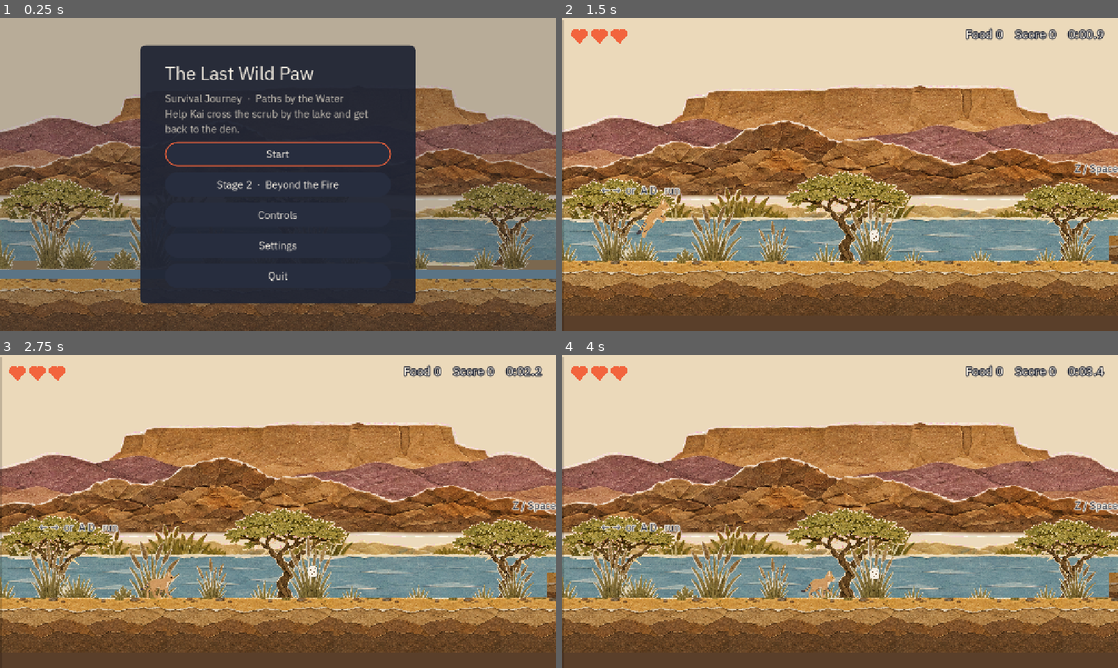
Above: before the commit, frames 1-4 (two rows, left to right).
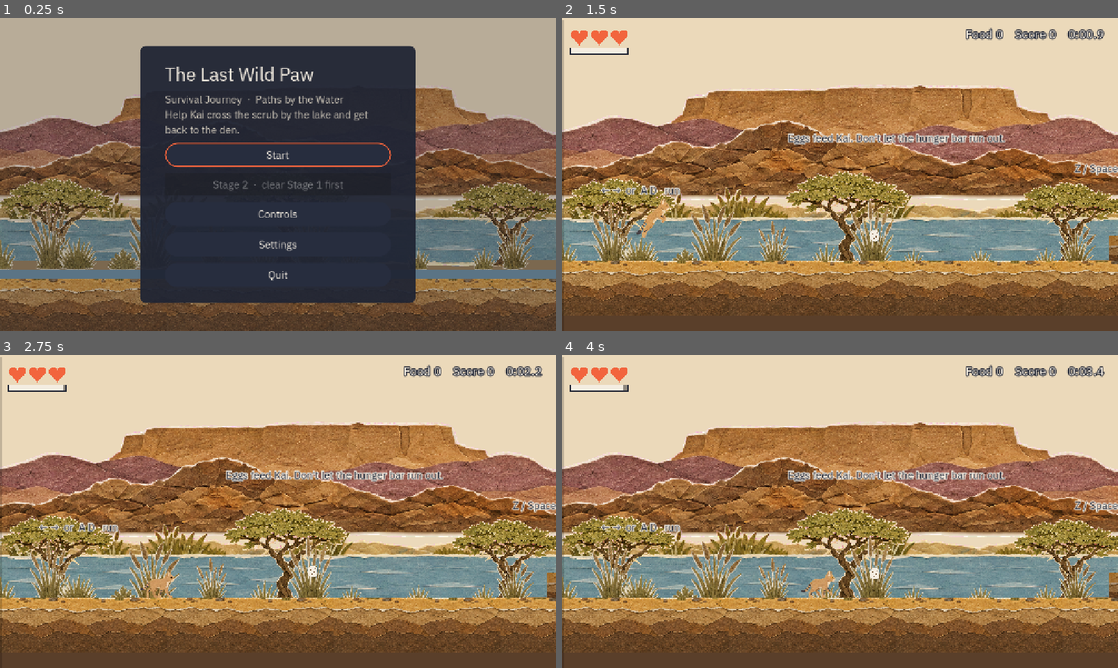
Above: after the commit, the same moments.

Repository: gomin2013/the-last-wild-paw
Game: Godot game, scene res://scenes/main.tscn
The game is run twice, just before and just after one commit, with the same random seed, the same clock (stepped at 60 frames per second) and the same inputs. Sound files missing from this copy of the repository are replaced by a short silence.
Inputs (mouse positions are in pixels of both pictures, inside the frame that each line leads up to):
- Up to frame 1 (0.25 s): no input
- Up to frame 2 (1.5 s): click "Start" at 0.5 s; tap Enter at 1.25 s; move the mouse to (962, 158) at 1.27 s; hold Right (move_right) from 1.28 s (still down); tap Z (jump) at 1.35 s; click (962, 158) at 1.42 s
- Up to frame 3 (2.75 s): tap Z (jump) at 1.52, 1.82 s; release Right (move_right) at 2 s; drag from (166, 527) to (311, 570) at 2.02 s
- Up to frame 4 (4 s): move the mouse to (895, 442) at 2.77 s; hold Right (move_right) 2.78-3.5 s; hold Shift 2.78-3.5 s; tap Z (jump) at 3.05 s; drag from (812, 574) to (673, 464) at 3.52 s

The runs differ from the first frame. In frame 1, 3.1% of the frame differs, in the area x 25-75%, y 8-92%; in frame 2, 1.2%; in frame 3, 1.2%; in frame 4, 1.2%.

Commit message:
2026 Added Hunger And Animal Hints (Scene & UI).

Diff:
--- a/scenes/stage.gd
+++ b/scenes/stage.gd
@@ -11,8 +11,14 @@
 @export var stage_width := 7000
 ## Falling below this (should never happen) counts as a hazard and respawns Kai at the start.
 @export var kill_y := 900.0
+## Game over: world slows to this for hit_stop_time real seconds, then Kai rests for rest_time.
+@export var hit_stop_scale := 0.1
+@export var hit_stop_time := 0.35
+@export var rest_time := 0.9
 @export var sky: Gradient
 @export var tint: Gradient
+
+var _spawn := Vector2.ZERO
 
 @onready var _kai: Kai = $Kai
 @onready var _hud: Control = $HUD/Hud
@@ -32,7 +38,11 @@
 	cam.limit_right = stage_width
 	cam.limit_top = -240
 	cam.limit_bottom = 720
-	_kai.global_position = _start.global_position
+	if GameState.checkpoint_x() > -INF:
+		_spawn = GameState.checkpoint["pos"] + Vector2(0, -4)
+	else:
+		_spawn = _start.global_position
+	_kai.global_position = _spawn
 	_kai.hearts_changed.connect(_hud.set_hearts)
 	_hud.set_hearts(_kai.hearts, _kai.max_hearts)
 	_kai.died.connect(_on_died)
@@ -41,7 +51,8 @@
 
 func _physics_process(_delta: float) -> void:
 	if _kai.global_position.y > kill_y:
-		_kai.hit_hazard(1, _start.global_position)
+		_kai.hit_hazard(1, _spawn)
+	_hud.hunger = _kai.hunger / _kai.max_hunger
 	if sky and tint:
 		var t := clampf(_kai.global_position.x / stage_width, 0.0, 1.0)
 		$Sky/Color.color = sky.sample(t)
@@ -52,16 +63,33 @@
 			hint.modulate = Color(1.0 / c.r, 1.0 / c.g, 1.0 / c.b)
 
 
+func _exit_tree() -> void:
+	Engine.time_scale = 1.0  # leaving mid hit-stop must not slow the next scene
+
+
 ## On a touchscreen, hints that name keys show their `touch_text` metadata instead.
 func use_touch_hints() -> void:
 	for hint: Label in _hints:
 		hint.text = hint.get_meta("touch_text", hint.text)
 
 
+## Game over beat: a short hit-stop with Kai flashing, the music cut, then he lies still a moment
+## before the result fades in. He rests; nothing explodes (canon: nothing dies on screen).
 func _on_died() -> void:
 	_pause.enabled = false
-	await get_tree().create_timer(1.2).timeout
-	_result.show_result(GameState.finish_stage(false), "")
+	GameState.stop_music()
+	_kai.self_modulate = Color(2.5, 2.5, 2.5)
+	create_tween().tween_property(_kai, "self_modulate", Color.WHITE, 0.35)
+	Engine.time_scale = hit_stop_scale
+	await get_tree().create_timer(hit_stop_time, true, false, true).timeout
+	Engine.time_scale = 1.0
+	await get_tree().create_timer(rest_time).timeout
+	var r := GameState.finish_stage(false)
+	r["checkpoint"] = GameState.checkpoint_x() > -INF
+	r["progress"] = Score.progress(
+		_kai.global_position.x, _start.global_position.x, $Den.global_position.x
+	)
+	_result.show_result(r, "")
 
 
 func _on_den_reached() -> void:
--- a/scenes/stage_fire.tscn
+++ b/scenes/stage_fire.tscn
@@ -5,11 +5,13 @@
 [ext_resource type="Script" path="res://actors/props/thorns.gd" id="thorns"]
 [ext_resource type="Script" path="res://actors/props/food.gd" id="food"]
 [ext_resource type="Script" path="res://actors/props/listening_stone.gd" id="stone"]
+[ext_resource type="Script" path="res://actors/props/checkpoint.gd" id="checkpoint"]
 [ext_resource type="Script" path="res://actors/props/offering.gd" id="offering"]
 [ext_resource type="Script" path="res://actors/props/campfire.gd" id="campfire"]
 [ext_resource type="Script" path="res://actors/props/backdrop.gd" id="backdrop"]
 [ext_resource type="PackedScene" path="res://actors/player/kai.tscn" id="kai"]
 [ext_resource type="PackedScene" path="res://actors/enemies/jackal.tscn" id="jackal"]
+[ext_resource type="Script" path="res://actors/enemies/critter.gd" id="critter"]
 [ext_resource type="Script" path="res://ui/hud.gd" id="hud"]
 [ext_resource type="Script" path="res://ui/pause_menu.gd" id="pause"]
 [ext_resource type="Script" path="res://ui/result.gd" id="result"]
@@ -37,6 +39,7 @@
 [node name="Stage" type="Node2D"]
 script = ExtResource("stage")
 stage_key = "fire"
+stage_width = 12000
 clear_title = "Food on the stone"
 sky = SubResource("sky")
 tint = SubResource("tint")
@@ -71,7 +74,7 @@
 plane = 1
 
 [node name="Camp" type="Node2D" parent="."]
-position = Vector2(6780, 560)
+position = Vector2(11780, 560)
 script = ExtResource("campfire")
 
 [node name="Level" type="Node2D" parent="."]
@@ -169,7 +172,7 @@
 [node name="Ground3" type="StaticBody2D" parent="Level"]
 position = Vector2(3800, 560)
 script = ExtResource("ground")
-size = Vector2(3200, 200)
+size = Vector2(1400, 200)
 kind = 0
 
 [node name="ShelfStep" type="StaticBody2D" parent="Level"]
@@ -197,7 +200,7 @@
 kind = 1
 
 [node name="WallRight" type="StaticBody2D" parent="Level"]
-position = Vector2(7000, 0)
+position = Vector2(12000, 0)
 script = ExtResource("ground")
 size = Vector2(60, 760)
 kind = 1
@@ -229,7 +232,7 @@
 script = ExtResource("food")
 
 [node name="Food5" type="Area2D" parent="Level"]
-position = Vector2(5800, 500)
+position = Vector2(10800, 500)
 script = ExtResource("food")
 
 [node name="HintAlone" type="Label" parent="Level"]
@@ -257,15 +260,126 @@
 label_settings = SubResource("hint")
 
 [node name="HintFire" type="Label" parent="Level"]
-offset_left = 5700.0
+offset_left = 10700.0
 offset_top = 330.0
-offset_right = 6400.0
+offset_right = 11400.0
 offset_bottom = 370.0
 text = "The people left food on a stone, then went in."
 label_settings = SubResource("hint")
 
+[node name="Checkpoint1" type="Area2D" parent="Level"]
+position = Vector2(3900, 560)
+script = ExtResource("checkpoint")
+
+[node name="Marsh" type="Area2D" parent="Level" node_paths=PackedStringArray("respawn")]
+position = Vector2(5200, 600)
+script = ExtResource("thorns")
+size = Vector2(900, 60)
+respawn = NodePath("../RespawnMarsh")
+water = true
+
+[node name="MarshStone1" type="StaticBody2D" parent="Level"]
+position = Vector2(5320, 500)
+script = ExtResource("ground")
+size = Vector2(128, 260)
+kind = 1
+
+[node name="MarshStone2" type="StaticBody2D" parent="Level"]
+position = Vector2(5560, 500)
+script = ExtResource("ground")
+size = Vector2(128, 260)
+kind = 1
+
+[node name="MarshStone3" type="StaticBody2D" parent="Level"]
+position = Vector2(5800, 500)
+script = ExtResource("ground")
+size = Vector2(128, 260)
+kind = 1
+
+[node name="Ground4" type="StaticBody2D" parent="Level"]
+position = Vector2(6100, 560)
+script = ExtResource("ground")
+size = Vector2(5900, 200)
+kind = 0
+
+[node name="HighStep" type="StaticBody2D" parent="Level"]
+position = Vector2(6500, 470)
+script = ExtResource("ground")
+size = Vector2(128, 90)
+kind = 1
+
+[node name="HighShelf" type="StaticBody2D" parent="Level"]
+position = Vector2(6660, 380)
+script = ExtResource("ground")
+size = Vector2(500, 48)
+kind = 1
+
+[node name="HighShelfSupport" type="StaticBody2D" parent="Level"]
+position = Vector2(7096, 428)
+script = ExtResource("ground")
+size = Vector2(64, 132)
+kind = 1
+
+[node name="Bramble1" type="Area2D" parent="Level" node_paths=PackedStringArray("respawn")]
+position = Vector2(7700, 520)
+script = ExtResource("thorns")
+size = Vector2(90, 40)
+respawn = NodePath("../RespawnBramble")
+
+[node name="Bramble2" type="Area2D" parent="Level" node_paths=PackedStringArray("respawn")]
+position = Vector2(8000, 520)
+script = ExtResource("thorns")
+size = Vector2(110, 40)
+respawn = NodePath("../RespawnBramble")
+
+[node name="RespawnMarsh" type="Marker2D" parent="Level"]
+position = Vector2(5100, 556)
+
+[node name="RespawnBramble" type="Marker2D" parent="Level"]
+position = Vector2(7580, 556)
+
+[node name="Food6" type="Area2D" parent="Level"]
+position = Vector2(5624, 450)
+script = ExtResource("food")
+
+[node name="Food7" type="Area2D" parent="Level"]
+position = Vector2(6900, 330)
+script = ExtResource("food")
+
+[node name="Food8" type="Area2D" parent="Level"]
+position = Vector2(7910, 500)
+script = ExtResource("food")
+
+[node name="Food9" type="Area2D" parent="Level"]
+position = Vector2(8900, 500)
+script = ExtResource("food")
+
+[node name="Food10" type="Area2D" parent="Level"]
+position = Vector2(9800, 500)
+script = ExtResource("food")
+
+[node name="HintMarsh" type="Label" parent="Level"]
+offset_left = 5080.0
+offset_top = 300.0
+offset_right = 5780.0
+offset_bottom = 340.0
+text = "The marsh is deep at night. Stone to stone."
+label_settings = SubResource("hint")
+
+[node name="HintSmoke" type="Label" parent="Level"]
+offset_left = 8350.0
+offset_top = 300.0
+offset_right = 9050.0
+offset_bottom = 340.0
+text = "The smoke is close now. Keep going."
+label_settings = SubResource("hint")
+
+[node name="Checkpoint2" type="Area2D" parent="Level"]
+position = Vector2(8300, 560)
+script = ExtResource("checkpoint")
+
 [node name="Den" type="Area2D" parent="."]
-position = Vector2(6100, 560)
+position = Vector2(11100, 560)
 script = ExtResource("offering")
 
 [node name="Jackal1" parent="." instance=ExtResource("jackal")]
@@ -277,11 +391,59 @@
 dir = 1
 
 [node name="Jackal3" parent="." instance=ExtResource("jackal")]
-position = Vector2(5200, 560)
+position = Vector2(10200, 560)
 dir = -1
 
 [node name="Jackal4" parent="." instance=ExtResource("jackal")]
-position = Vector2(5450, 560)
+position = Vector2(10450, 560)
+dir = 1
+
+[node name="Scorpion1" parent="." instance=ExtResource("jackal")]
+position = Vector2(2250, 560)
+script = ExtResource("critter")
+dir = -1
+kind = 0
+
+[node name="Viper1" parent="." instance=ExtResource("jackal")]
+position = Vector2(2940, 560)
+script = ExtResource("critter")
+dir = -1
+kind = 1
+
+[node name="Kite1" parent="." instance=ExtResource("jackal")]
+position = Vector2(10650, 450)
+script = ExtResource("critter")
+dir = -1
+kind = 2
+
+[node name="Kite2" parent="." instance=ExtResource("jackal")]
+position = Vector2(6300, 450)
+script = ExtResource("critter")
+dir = -1
+kind = 2
+
+[node name="Jackal5" parent="." instance=ExtResource("jackal")]
+position = Vector2(7000, 560)
+dir = 1
+
+[node name="Viper2" parent="." instance=ExtResource("jackal")]
+position = Vector2(7450, 560)
+script = ExtResource("critter")
+dir = -1
+kind = 1
+
+[node name="Scorpion2" parent="." instance=ExtResource("jackal")]
+position = Vector2(8700, 560)
+script = ExtResource("critter")
+dir = -1
+kind = 0
+
+[node name="Jackal6" parent="." instance=ExtResource("jackal")]
+position = Vector2(9200, 560)
+dir = -1
+
+[node name="Jackal7" parent="." instance=ExtResource("jackal")]
+position = Vector2(9600, 560)
 dir = 1
 
 [node name="Start" type="Marker2D" parent="."]
--- a/scenes/stage_paths.tscn
+++ b/scenes/stage_paths.tscn
@@ -1,14 +1,16 @@
-[gd_scene load_steps=15 format=3]
+[gd_scene load_steps=17 format=3]
 
 [ext_resource type="Script" path="res://scenes/stage.gd" id="stage"]
 [ext_resource type="Script" path="res://actors/props/ground_block.gd" id="ground"]
 [ext_resource type="Script" path="res://actors/props/thorns.gd" id="thorns"]
 [ext_resource type="Script" path="res://actors/props/food.gd" id="food"]
 [ext_resource type="Script" path="res://actors/props/listening_stone.gd" id="stone"]
+[ext_resource type="Script" path="res://actors/props/checkpoint.gd" id="checkpoint"]
 [ext_resource type="Script" path="res://actors/props/den.gd" id="den"]
 [ext_resource type="Script" path="res://actors/props/backdrop.gd" id="backdrop"]
 [ext_resource type="PackedScene" path="res://actors/player/kai.tscn" id="kai"]
 [ext_resource type="PackedScene" path="res://actors/enemies/jackal.tscn" id="jackal"]
+[ext_resource type="Script" path="res://actors/enemies/critter.gd" id="critter"]
 [ext_resource type="Script" path="res://ui/hud.gd" id="hud"]
 [ext_resource type="Script" path="res://ui/pause_menu.gd" id="pause"]
 [ext_resource type="Script" path="res://ui/result.gd" id="result"]
@@ -28,6 +30,7 @@
 [node name="Stage" type="Node2D"]
 script = ExtResource("stage")
 next_stage = "res://scenes/stage_fire.tscn"
+stage_width = 12000
 
 [node name="Sky" type="CanvasLayer" parent="."]
 layer = -100
@@ -202,10 +205,101 @@
 kind = 1
 
 [node name="WallRight" type="StaticBody2D" parent="Level"]
-position = Vector2(7000, 0)
+position = Vector2(12000, 0)
 script = ExtResource("ground")
 size = Vector2(60, 760)
 kind = 1
+
+[node name="RespawnLake" type="Marker2D" parent="Level"]
+position = Vector2(6900, 556)
+
+[node name="Lake" type="Area2D" parent="Level" node_paths=PackedStringArray("respawn")]
+position = Vector2(7000, 600)
+script = ExtResource("thorns")
+size = Vector2(900, 60)
+respawn = NodePath("../RespawnLake")
+water = true
+
+[node name="LakeStone1" type="StaticBody2D" parent="Level"]
+position = Vector2(7120, 500)
+script = ExtResource("ground")
+size = Vector2(128, 260)
+kind = 1
+
+[node name="LakeStone2" type="StaticBody2D" parent="Level"]
+position = Vector2(7360, 500)
+script = ExtResource("ground")
+size = Vector2(128, 260)
+kind = 1
+
+[node name="LakeStone3" type="StaticBody2D" parent="Level"]
+position = Vector2(7600, 500)
+script = ExtResource("ground")
+size = Vector2(128, 260)
+kind = 1
+
+[node name="Ground5" type="StaticBody2D" parent="Level"]
+position = Vector2(7900, 560)
+script = ExtResource("ground")
+size = Vector2(4100, 200)
+kind = 0
+
+[node name="HighStep" type="StaticBody2D" parent="Level"]
+position = Vector2(8400, 470)
+script = ExtResource("ground")
+size = Vector2(128, 90)
+kind = 1
+
+[node name="HighShelf" type="StaticBody2D" parent="Level"]
+position = Vector2(8560, 380)
+script = ExtResource("ground")
+size = Vector2(500, 48)
+kind = 1
+
+[node name="HighShelfSupport" type="StaticBody2D" parent="Level"]
+position = Vector2(8996, 428)
+script = ExtResource("ground")
+size = Vector2(64, 132)
+kind = 1
+
+[node name="RespawnBramble" type="Marker2D" parent="Level"]
+position = Vector2(9380, 556)
+
+[node name="Bramble1" type="Area2D" parent="Level" node_paths=PackedStringArray("respawn")]
+position = Vector2(9500, 520)
+script = ExtResource("thorns")
+size = Vector2(90, 40)
+respawn = NodePath("../RespawnBramble")
+
+[node name="Bramble2" type="Area2D" parent="Level" node_paths=PackedStringArray("respawn")]
+position = Vector2(9800, 520)
+script = ExtResource("thorns")
+size = Vector2(110, 40)
+respawn = NodePath("../RespawnBramble")
+
+[node name="Egg6" type="Area2D" parent="Level"]
+position = Vector2(7424, 450)
+script = ExtResource("food")
+
+[node name="Egg7" type="Area2D" parent="Level"]
+position = Vector2(8800, 330)
+script = ExtResource("food")
+
+[node name="Egg8" type="Area2D" parent="Level"]
+position = Vector2(9710, 500)
+script = ExtResource("food")
+
+[node name="Egg9" type="Area2D" parent="Level"]
+position = Vector2(10950, 500)
+script = ExtResource("food")
+
+[node name="HintLake" type="Label" parent="Level"]
+offset_left = 6980.0
+offset_top = 330.0
+offset_right = 7680.0
+offset_bottom = 370.0
+text = "Deep water. Stone to stone."
+label_settings = SubResource("hint")
 
 [node name="RespawnPit" type="Marker2D" parent="Level"]
 position = Vector2(3540, 556)
@@ -272,16 +366,56 @@
 text = "Thorns hurt. Keep to the rocks."
 label_settings = SubResource("hint")
 
+[node name="HintHunger" type="Label" parent="Level"]
+offset_left = 520.0
+offset_top = 260.0
+offset_right = 1140.0
+offset_bottom = 300.0
+text = "Eggs feed Kai. Don't let the hunger bar run out."
+label_settings = SubResource("hint")
+
+[node name="HintViper" type="Label" parent="Level"]
+offset_left = 3200.0
+offset_top = 230.0
+offset_right = 3820.0
+offset_bottom = 270.0
+text = "A viper lies still on the path. Jump it, or pounce once."
+label_settings = SubResource("hint")
+
+[node name="HintScorpion" type="Label" parent="Level"]
+offset_left = 5400.0
+offset_top = 240.0
+offset_right = 6020.0
+offset_bottom = 280.0
+text = "Scorpions creep slowly. One pounce sends them off."
+label_settings = SubResource("hint")
+
+[node name="HintKite" type="Label" parent="Level"]
+offset_left = 7950.0
+offset_top = 260.0
+offset_right = 8570.0
+offset_bottom = 300.0
+text = "Kites swoop from the sky. Watch above."
+label_settings = SubResource("hint")
+
 [node name="HintDen" type="Label" parent="Level"]
-offset_left = 6350.0
+offset_left = 11350.0
 offset_top = 330.0
-offset_right = 6970.0
+offset_right = 11970.0
 offset_bottom = 370.0
 text = "The den. Home."
 label_settings = SubResource("hint")
 
+[node name="Checkpoint1" type="Area2D" parent="Level"]
+position = Vector2(6700, 560)
+script = ExtResource("checkpoint")
+
+[node name="Checkpoint2" type="Area2D" parent="Level"]
+position = Vector2(10050, 560)
+script = ExtResource("checkpoint")
+
 [node name="Den" type="Area2D" parent="."]
-position = Vector2(6700, 560)
+position = Vector2(11700, 560)
 script = ExtResource("den")
 
 [node name="Jackal1" parent="." instance=ExtResource("jackal")]
@@ -295,6 +429,54 @@
 [node name="Jackal3" parent="." instance=ExtResource("jackal")]
 position = Vector2(6100, 560)
 dir = -1
+
+[node name="Viper1" parent="." instance=ExtResource("jackal")]
+position = Vector2(3520, 560)
+script = ExtResource("critter")
+dir = -1
+kind = 1
+
+[node name="Scorpion1" parent="." instance=ExtResource("jackal")]
+position = Vector2(5700, 560)
+script = ExtResource("critter")
+dir = 1
+kind = 0
+
+[node name="Kite1" parent="." instance=ExtResource("jackal")]
+position = Vector2(11350, 450)
+script = ExtResource("critter")
+dir = -1
+kind = 2
+
+[node name="Kite2" parent="." instance=ExtResource("jackal")]
+position = Vector2(8100, 450)
+script = ExtResource("critter")
+dir = -1
+kind = 2
+
+[node name="Jackal4" parent="." instance=ExtResource("jackal")]
+position = Vector2(8800, 560)
+dir = 1
+
+[node name="Viper2" parent="." instance=ExtResource("jackal")]
+position = Vector2(9250, 560)
+script = ExtResource("critter")
+dir = -1
+kind = 1
+
+[node name="Scorpion2" parent="." instance=ExtResource("jackal")]
+position = Vector2(10200, 560)
+script = ExtResource("critter")
+dir = -1
+kind = 0
+
+[node name="Jackal5" parent="." instance=ExtResource("jackal")]
+position = Vector2(10500, 560)
+dir = -1
+
+[node name="Jackal6" parent="." instance=ExtResource("jackal")]
+position = Vector2(10900, 560)
+dir = 1
 
 [node name="Start" type="Marker2D" parent="."]
 position = Vector2(140, 556)
--- a/ui/hud.gd
+++ b/ui/hud.gd
@@ -1,6 +1,9 @@
 extends Control
 ## In-stage HUD: hearts (top left), food, score and time (top right). Hearts come from Kai's signal
 ## via the stage.
+
+## Kai's hunger, 0-1; the stage sets it every physics frame.
+var hunger := 1.0
 
 var _hearts := 3
 var _max_hearts := 3
@@ -19,12 +22,36 @@
 		"Food %d    Score %d    %s"
 		% [GameState.food, GameState.score, GameState.format_time(GameState.time)]
 	)
+	queue_redraw()
 
 
 func _draw() -> void:
 	for i in _max_hearts:
 		var c := Vector2(40 + i * 46, 40)
-		var col := Color("f2643d") if i < _hearts else Color(0.12, 0.14, 0.2, 0.55)
-		draw_circle(c + Vector2(-8, -4), 11.0, col)
-		draw_circle(c + Vector2(8, -4), 11.0, col)
-		draw_colored_polygon([c + Vector2(-19, 0), c + Vector2(19, 0), c + Vector2(0, 20)], col)
+		var pts := _heart(c)
+		if i < _hearts:
+			draw_colored_polygon(pts, UiKit.CORAL)
+		else:
+			# One polygon, so the see-through fill has no darker overlaps
+			draw_colored_polygon(pts, Color(UiKit.GRAPHITE, 0.45))
+			pts.append(pts[0])
+			draw_polyline(pts, Color(UiKit.CREAM, 0.7), 2.0, true)
+	# Hunger bar under the hearts; low hunger turns coral and blinks
+	var bar := Rect2(20, 70, _max_hearts * 46 - 6, 12)
+	draw_rect(bar, Color(UiKit.GRAPHITE, 0.45))
+	var low := hunger < 0.25
+	if not low or fmod(Time.get_ticks_msec() / 250.0, 2.0) < 1.0:
+		var fill := Rect2(bar.position, Vector2(bar.size.x * clampf(hunger, 0.0, 1.0), bar.size.y))
+		draw_rect(fill, UiKit.CORAL if low else UiKit.CREAM)
+	draw_rect(bar.grow(1.0), UiKit.GRAPHITE, false, 2.0)
+
+
+## Heart outline (the classic sin³ curve) centred on c, about 40 px wide.
+static func _heart(c: Vector2) -> PackedVector2Array:
+	var pts := PackedVector2Array()
+	for k in 32:
+		var t := TAU * k / 32.0
+		var x := 16.0 * pow(sin(t), 3)
+		var y := -(13.0 * cos(t) - 5.0 * cos(2 * t) - 2.0 * cos(3 * t) - cos(4 * t))
+		pts.append(c + Vector2(x, y + 2.0) * 1.25)
+	return pts
--- a/ui/result.gd
+++ b/ui/result.gd
@@ -1,6 +1,10 @@
 extends CanvasLayer
 ## Stage Clear / Game Over (FR-01): the run's numbers, the best result, Next stage (after a clear,
 ## when there is one), Play again or Back to Home (the title screen).
+
+## Buttons ignore input this long after the screen shows, so a held or mashed jump (Space / A is
+## also ui_accept) does not skip it.
+@export var input_guard := 0.5
 
 var _box: VBoxContainer
 
@@ -20,6 +24,8 @@
 		"Food  %d    Jackals chased off  %d" % [r["food"], r["defeated"]],
 		"Time  %s" % GameState.format_time(r["time"]),
 	]
+	if not r["cleared"] and r.has("progress"):
+		lines.push_front("Made it %d%% of the way" % r["progress"])
 	if r["easter_egg"]:
 		lines.append("You listened, like Sera taught.")
 	if r["cleared"]:
@@ -32,8 +38,27 @@
 		)
 	var title := clear_title if r["cleared"] else "Kai needs to rest"
 	UiKit.page(_box, title, "\n".join(lines))
+	var buttons: Array[Button] = []
 	if r["cleared"] and next_stage:
-		UiKit.button(_box, "Next stage", GameState.start_game.bind(next_stage))
-	UiKit.button(_box, "Play again", GameState.restart_stage)
-	UiKit.button(_box, "Back to Home", GameState.to_title)
+		buttons.append(UiKit.button(_box, "Next stage", GameState.start_game.bind(next_stage)))
+	buttons.append(
+		UiKit.button(_box, "Play again" if r["cleared"] else "Try again", GameState.restart_stage)
+	)
+	if r.get("checkpoint"):
+		buttons[-1].text = "Try again from the cairn"
+		buttons.append(UiKit.button(_box, "Restart the stage", _restart_from_start))
+	buttons.append(UiKit.button(_box, "Back to Home", GameState.to_title))
+	for b in buttons:
+		b.disabled = true
+	var overlay: Control = $Overlay
+	overlay.modulate.a = 0.0
+	create_tween().tween_property(overlay, "modulate:a", 1.0, 0.35)
+	await get_tree().create_timer(input_guard).timeout
+	for b in buttons:
+		b.disabled = false
 	UiKit.focus_first(_box)
+
+
+func _restart_from_start() -> void:
+	GameState.checkpoint = {}
+	GameState.restart_stage()
--- a/ui/title.gd
+++ b/ui/title.gd
@@ -18,7 +18,13 @@
 		body += "\nBest  %d" % GameState.best_score
 	UiKit.page(_box, "The Last Wild Paw", body)
 	UiKit.button(_box, "Start", GameState.start_game)
-	UiKit.button(_box, "Stage 2  ·  Beyond the Fire", GameState.start_game.bind(STAGE_2))
+	# Stage 2 opens once Stage 1 has a best result, i.e. was cleared (ADR-010)
+	var stage_2 := UiKit.button(
+		_box, "Stage 2  ·  Beyond the Fire", GameState.start_game.bind(STAGE_2)
+	)
+	if GameState.best_time <= 0.0:
+		stage_2.disabled = true
+		stage_2.text = "Stage 2  ·  clear Stage 1 first"
 	UiKit.button(_box, "Controls", _controls)
 	UiKit.button(_box, "Settings", _settings)
 	UiKit.button(_box, "Quit", GameState.quit_game)
